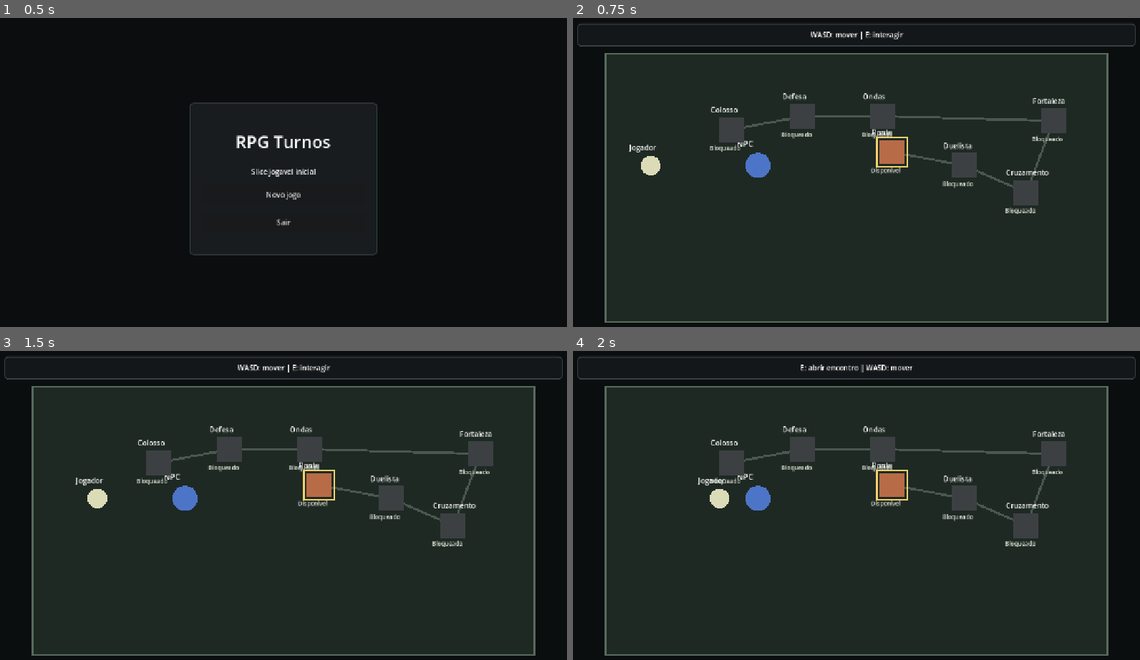
Above: before the commit, frames 1-4 (two rows, left to right).
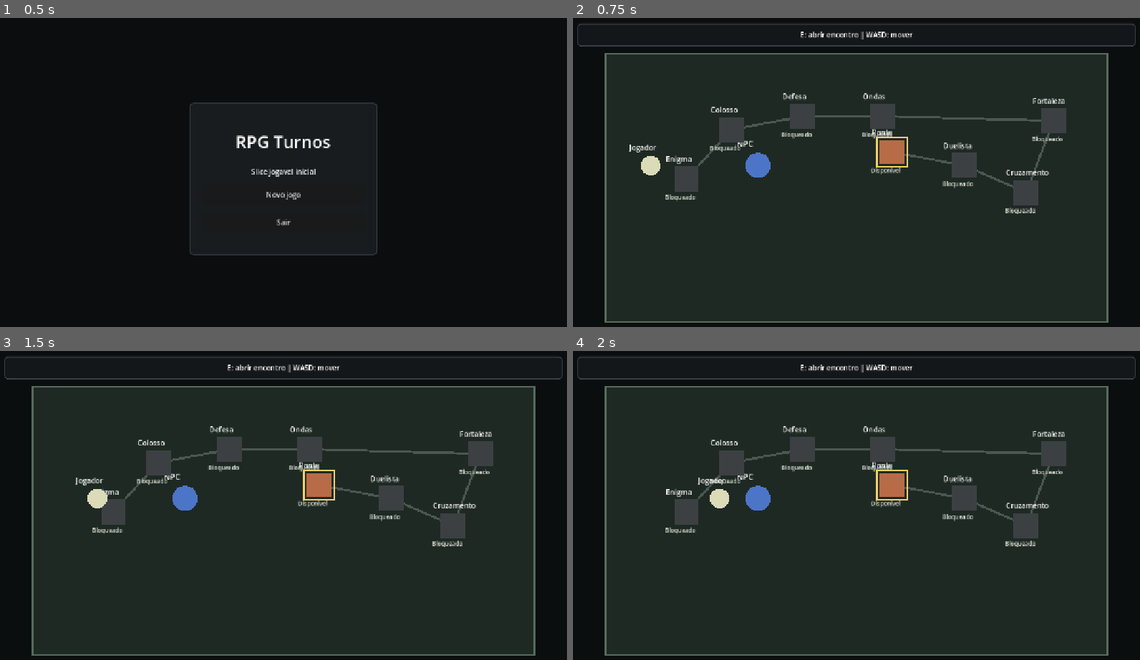
Above: after the commit, the same moments.

Repository: Bournellis/Studio
Game: Godot game, scene res://modes/boot/boot.tscn
Same seed, same stepped clock (60 frames per second), same inputs: the game is played once before the commit and once after it.
Inputs (mouse positions are in pixels of both pictures, inside the frame that each line leads up to):
- Up to frame 1 (0.5 s): no input
- Up to frame 2 (0.75 s): click "Novo jogo" at 0.5 s
- Up to frame 3 (1.5 s): tap Enter at 1.25 s; move the mouse to (408, 496) at 1.27 s; hold D from 1.28 s (still down); hold Shift from 1.28 s (still down); click (408, 496) at 1.42 s
- Up to frame 4 (2 s): keep holding D; keep holding Shift

Frame 1 is identical in both runs. In frame 2, 0.8% of the frame differs, in the area x 16-60%, y 4-60%; in frame 3, 0.7%; in frame 4, 0.5%.

Commit message:
Implement rpg-turnos quebra cabeca mode

Diff:
--- a/Projetos/rpg-turnos/battle/battle_engine.gd
+++ b/Projetos/rpg-turnos/battle/battle_engine.gd
@@ -10,6 +10,7 @@
 const MODE_WAVES: String = "ondas"
 const MODE_DEFENSE: String = "defesa"
 const MODE_BOSS_PARTS: String = "chefe_multiparte"
+const MODE_PUZZLE: String = "quebra_cabeca"
 
 const DAMAGE_FISICO_MELEE: String = "fisico_melee"
 const DAMAGE_FISICO_ALCANCE: String = "fisico_alcance"
@@ -67,6 +68,9 @@
 var defense_turn_limit: int = 0
 var defense_turns_survived: int = 0
 var boss_part_slots: Array[int] = []
+var puzzle_target_slots: Array[int] = []
+var puzzle_turn_limit: int = 0
+var puzzle_turns_used: int = 0
 var active_player_id: String = PLAYER_ID
 var priority_owner_id: String = PLAYER_ID
 var consecutive_passes: int = 0
@@ -103,6 +107,9 @@
 	defense_turn_limit = 0
 	defense_turns_survived = 0
 	boss_part_slots = []
+	puzzle_target_slots = []
+	puzzle_turn_limit = 0
+	puzzle_turns_used = 0
 	_waves = []
 	active_player_id = PLAYER_ID
 	priority_owner_id = PLAYER_ID
@@ -152,6 +159,12 @@
 		"boss_parts_destroyed": _boss_parts_destroyed_count(),
 		"boss_part_count": boss_part_slots.size(),
 		"boss_label": get_boss_label(),
+		"puzzle_target_slots": puzzle_target_slots.duplicate(),
+		"puzzle_targets_cleared": _puzzle_targets_cleared_count(),
+		"puzzle_target_count": puzzle_target_slots.size(),
+		"puzzle_turn_limit": puzzle_turn_limit,
+		"puzzle_turns_used": puzzle_turns_used,
+		"puzzle_label": get_puzzle_label(),
 		"active_player_id": active_player_id,
 		"priority_owner_id": priority_owner_id,
 		"consecutive_passes": consecutive_passes,
@@ -178,6 +191,8 @@
 			return "Defesa"
 		MODE_BOSS_PARTS:
 			return "Chefe multiparte"
+		MODE_PUZZLE:
+			return "Quebra-cabeca"
 		_:
 			return modo_batalha
 
@@ -198,12 +213,25 @@
 	var defense_text: String = get_defense_label()
 	if defense_text != "":
 		return defense_text
-	return get_boss_label()
+	var boss_text: String = get_boss_label()
+	if boss_text != "":
+		return boss_text
+	return get_puzzle_label()
 
 func get_boss_label() -> String:
 	if modo_batalha != MODE_BOSS_PARTS or boss_part_slots.is_empty():
 		return ""
 	return "Partes %d/%d" % [_boss_parts_destroyed_count(), boss_part_slots.size()]
+
+func get_puzzle_label() -> String:
+	if modo_batalha != MODE_PUZZLE or puzzle_target_slots.is_empty():
+		return ""
+	return "Alvos %d/%d | Turnos %d/%d" % [
+		_puzzle_targets_cleared_count(),
+		puzzle_target_slots.size(),
+		puzzle_turns_used,
+		puzzle_turn_limit
+	]
 
 func get_priority_label() -> String:
 	if outcome != "":
@@ -666,7 +694,7 @@
 	var player_hero_resource = _catalog.player_hero
 	var enemy_hero_resource = _catalog.enemy_hero
 	var encounter_mode: String = str(encounter.get("mode", MODE_CLEAR_BOARD))
-	var enemy_is_encounter_controller: bool = encounter_mode == MODE_CLEAR_BOARD or encounter_mode == MODE_WAVES or encounter_mode == MODE_DEFENSE or encounter_mode == MODE_BOSS_PARTS
+	var enemy_is_encounter_controller: bool = encounter_mode == MODE_CLEAR_BOARD or encounter_mode == MODE_WAVES or encounter_mode == MODE_DEFENSE or encounter_mode == MODE_BOSS_PARTS or encounter_mode == MODE_PUZZLE
 	var player_controller: Dictionary = {
 		"id": PLAYER_ID,
 		"kind": "humano",
@@ -722,6 +750,7 @@
 	defense_turn_limit = int(encounter.get("defense_turn_limit", 0)) if modo_batalha == MODE_DEFENSE else 0
 	defense_turns_survived = 0
 	_configure_boss_parts(encounter)
+	_configure_puzzle(encounter)
 	if modo_batalha == MODE_WAVES and wave_count > 0:
 		_spawn_wave(0)
 	else:
@@ -738,6 +767,21 @@
 		if boss_part_slots.has(slot_index):
 			continue
 		boss_part_slots.append(slot_index)
+
+func _configure_puzzle(encounter: Dictionary) -> void:
+	puzzle_target_slots = []
+	puzzle_turn_limit = 0
+	puzzle_turns_used = 0
+	if modo_batalha != MODE_PUZZLE:
+		return
+	puzzle_turn_limit = int(encounter.get("puzzle_turn_limit", 0))
+	for raw_slot: Variant in Array(encounter.get("puzzle_target_slots", [])):
+		var slot_index: int = int(raw_slot)
+		if slot_index < 0 or slot_index >= enemy_slots.size():
+			continue
+		if puzzle_target_slots.has(slot_index):
+			continue
+		puzzle_target_slots.append(slot_index)
 
 func _spawn_wave(index: int) -> void:
 	if index < 0 or index >= _waves.size():
@@ -847,6 +891,7 @@
 	if outcome != "":
 		return
 	_record_defense_turn_survived(active_player_id)
+	_record_puzzle_turn_used(active_player_id)
 	_check_outcome()
 	if outcome != "":
 		return
@@ -867,6 +912,13 @@
 		return
 	defense_turns_survived = min(defense_turn_limit, defense_turns_survived + 1)
 	_log("Defesa: %d/%d turno(s) inimigo(s) sobrevivido(s)." % [defense_turns_survived, defense_turn_limit])
+	_sync_public_fields()
+
+func _record_puzzle_turn_used(controller_id: String) -> void:
+	if modo_batalha != MODE_PUZZLE or controller_id != PLAYER_ID:
+		return
+	puzzle_turns_used = min(puzzle_turn_limit, puzzle_turns_used + 1)
+	_log("Quebra-cabeca: %d/%d turno(s) do jogador usado(s)." % [puzzle_turns_used, puzzle_turn_limit])
 	_sync_public_fields()
 
 func _perform_enemy_action() -> Dictionary:
@@ -1299,6 +1351,7 @@
 		return
 	_sync_public_fields()
 	var player_dead: bool = player_health <= 0
+	var puzzle_failed: bool = modo_batalha == MODE_PUZZLE and puzzle_turn_limit > 0 and puzzle_turns_used >= puzzle_turn_limit and not _puzzle_targets_are_clear()
 	var victory: bool = false
 	if modo_batalha == MODE_DUEL:
 		victory = _controller_has_hero(ENEMY_ID) and enemy_health <= 0
@@ -1308,12 +1361,17 @@
 		victory = defense_turn_limit > 0 and defense_turns_survived >= defense_turn_limit
 	elif modo_batalha == MODE_BOSS_PARTS:
 		victory = _boss_parts_are_clear()
+	elif modo_batalha == MODE_PUZZLE:
+		victory = _puzzle_targets_are_clear()
 	else:
 		victory = _enemy_board_is_clear()
-	if player_dead:
+	if player_dead or puzzle_failed:
 		outcome = "defeat"
 		current_phase = PHASE_ENDED
-		_log("Derrota: o heroi do jogador chegou a 0 HP.")
+		if player_dead:
+			_log("Derrota: o heroi do jogador chegou a 0 HP.")
+		else:
+			_log("Derrota: o quebra-cabeca nao foi resolvido a tempo.")
 	elif victory:
 		outcome = "victory"
 		current_phase = PHASE_ENDED
@@ -1334,6 +1392,16 @@
 		if slot_index < 0 or slot_index >= enemy_slots.size() or enemy_slots[slot_index] == null:
 			destroyed += 1
 	return destroyed
+
+func _puzzle_targets_are_clear() -> bool:
+	return not puzzle_target_slots.is_empty() and _puzzle_targets_cleared_count() >= puzzle_target_slots.size()
+
+func _puzzle_targets_cleared_count() -> int:
+	var cleared: int = 0
+	for slot_index: int in puzzle_target_slots:
+		if slot_index < 0 or slot_index >= enemy_slots.size() or enemy_slots[slot_index] == null:
+			cleared += 1
+	return cleared
 
 func _ready_controller_slots(controller_id: String) -> void:
 	for owner_id: String in [controller_id, NEUTRAL_ID]:
--- a/Projetos/rpg-turnos/data/definitions/slice_catalog.json
+++ b/Projetos/rpg-turnos/data/definitions/slice_catalog.json
@@ -1529,6 +1529,35 @@
       "reward_cards": [
         "campeao_guilda"
       ]
+    },
+    {
+      "id": "enigma_da_ponte",
+      "display_name": "Enigma da Ponte",
+      "mode": "quebra_cabeca",
+      "board_id": "ponte_estavel",
+      "puzzle_target_slots": [
+        0,
+        2
+      ],
+      "puzzle_turn_limit": 2,
+      "notes": "Primeiro encontro do modo quebra_cabeca. O objetivo e limpar os alvos E1 e E3 em ate dois turnos do jogador. O suporte em E2 pode permanecer vivo; a vitoria nao exige limpar toda a mesa.",
+      "starting_enemy_slots": [
+        {
+          "slot": 0,
+          "card_id": "barricada"
+        },
+        {
+          "slot": 1,
+          "card_id": "guardiao_portal"
+        },
+        {
+          "slot": 2,
+          "card_id": "atirador_torre"
+        }
+      ],
+      "reward_cards": [
+        "flagelo"
+      ]
     }
   ],
   "enemy_script": [],
--- a/Projetos/rpg-turnos/data/generated/slice_catalog.tres
+++ b/Projetos/rpg-turnos/data/generated/slice_catalog.tres
@@ -1087,4 +1087,23 @@
 "card_id": "atirador_torre",
 "slot": 5.0
 }]
+}, {
+"board_id": "ponte_estavel",
+"display_name": "Enigma da Ponte",
+"id": "enigma_da_ponte",
+"mode": "quebra_cabeca",
+"notes": "Primeiro encontro do modo quebra_cabeca. O objetivo e limpar os alvos E1 e E3 em ate dois turnos do jogador. O suporte em E2 pode permanecer vivo; a vitoria nao exige limpar toda a mesa.",
+"puzzle_target_slots": [0.0, 2.0],
+"puzzle_turn_limit": 2.0,
+"reward_cards": ["flagelo"],
+"starting_enemy_slots": [{
+"card_id": "barricada",
+"slot": 0.0
+}, {
+"card_id": "guardiao_portal",
+"slot": 1.0
+}, {
+"card_id": "atirador_torre",
+"slot": 2.0
+}]
 }])
--- a/Projetos/rpg-turnos/modes/battle/battle_root.gd
+++ b/Projetos/rpg-turnos/modes/battle/battle_root.gd
@@ -313,6 +313,8 @@
 		enemy_hero_label.text = "Sem heroi inimigo | Objetivo: sobreviver %s" % engine.get_defense_label()
 	elif engine.modo_batalha == BattleEngineScript.MODE_BOSS_PARTS:
 		enemy_hero_label.text = "Sem heroi inimigo | Objetivo: destruir %s" % engine.get_boss_label()
+	elif engine.modo_batalha == BattleEngineScript.MODE_PUZZLE:
+		enemy_hero_label.text = "Sem heroi inimigo | Objetivo: resolver %s" % engine.get_puzzle_label()
 	else:
 		enemy_hero_label.text = "Sem heroi inimigo | Objetivo: limpar a mesa"
 	enemy_hero_label.horizontal_alignment = HORIZONTAL_ALIGNMENT_CENTER
@@ -662,6 +664,8 @@
 			summary = "O portao resistiu ao ataque inimigo."
 		elif engine.encounter_id == "colosso_fragmentado":
 			summary = "O Colosso Fragmentado perdeu todas as partes vitais."
+		elif engine.encounter_id == "enigma_da_ponte":
+			summary = "O enigma da ponte foi resolvido."
 		GameSession.complete_encounter(summary)
 		GameSession.save_game()
 	else:
--- a/Projetos/rpg-turnos/modes/world/world_root.gd
+++ b/Projetos/rpg-turnos/modes/world/world_root.gd
@@ -12,6 +12,7 @@
 	{"id": "invasao_em_ondas", "label": "Ondas", "position": Vector2(700, 220), "requires": "fortaleza_do_desfiladeiro"},
 	{"id": "defesa_do_portao", "label": "Defesa", "position": Vector2(520, 220), "requires": "invasao_em_ondas"},
 	{"id": "colosso_fragmentado", "label": "Colosso", "position": Vector2(360, 250), "requires": "defesa_do_portao"},
+	{"id": "enigma_da_ponte", "label": "Enigma", "position": Vector2(260, 360), "requires": "colosso_fragmentado"},
 ]
 
 var player_position: Vector2 = Vector2(180, 330)
--- a/Projetos/rpg-turnos/tests/unit/test_battle_engine.gd
+++ b/Projetos/rpg-turnos/tests/unit/test_battle_engine.gd
@@ -276,6 +276,48 @@
 	assert_true(engine.enemy_slots[1] != null)
 	assert_eq(engine.outcome, "victory")
 
+func test_quebra_cabeca_starts_without_enemy_hero_and_tracks_targets() -> void:
+	var engine = _start_engine(_starter_deck(), {"encounter_id": "enigma_da_ponte", "enemy_ai_enabled": false})
+	var enemy: Dictionary = engine._controller("inimigo")
+
+	assert_eq(engine.modo_batalha, "quebra_cabeca")
+	assert_false(enemy.has("hero"))
+	assert_eq(engine.enemy_health, 0)
+	assert_eq(engine.puzzle_target_slots.size(), 2)
+	assert_eq(engine.puzzle_target_slots[0], 0)
+	assert_eq(engine.puzzle_target_slots[1], 2)
+	assert_eq(engine.puzzle_turn_limit, 2)
+	assert_eq(engine.puzzle_turns_used, 0)
+	assert_eq(engine.get_puzzle_label(), "Alvos 0/2 | Turnos 0/2")
+	assert_eq(str(engine.enemy_slots[0].get("card_id", "")), "barricada")
+	assert_eq(str(engine.enemy_slots[1].get("card_id", "")), "guardiao_portal")
+	assert_eq(str(engine.enemy_slots[2].get("card_id", "")), "atirador_torre")
+
+func test_quebra_cabeca_wins_when_targets_clear_even_with_support_alive() -> void:
+	var engine = _start_engine(_starter_deck(), {"encounter_id": "enigma_da_ponte", "enemy_ai_enabled": false})
+	engine.enemy_slots[0] = null
+	engine.enemy_slots[2] = null
+
+	engine._check_outcome()
+
+	assert_true(engine.enemy_slots[1] != null)
+	assert_eq(engine.outcome, "victory")
+	assert_eq(engine.get_puzzle_label(), "Alvos 2/2 | Turnos 0/2")
+
+func test_quebra_cabeca_loses_when_turn_limit_expires_without_targets_clear() -> void:
+	var engine = _start_engine(_starter_deck(), {"encounter_id": "enigma_da_ponte", "enemy_ai_enabled": false})
+	engine._record_puzzle_turn_used("jogador")
+	engine._check_outcome()
+
+	assert_eq(engine.outcome, "")
+	assert_eq(engine.get_puzzle_label(), "Alvos 0/2 | Turnos 1/2")
+
+	engine._record_puzzle_turn_used("jogador")
+	engine._check_outcome()
+
+	assert_eq(engine.outcome, "defeat")
+	assert_eq(engine.get_puzzle_label(), "Alvos 0/2 | Turnos 2/2")
+
 func test_enemy_hero_power_uses_golpe_direto_once() -> void:
 	var engine = _start_engine(_starter_deck(), {"encounter_id": "duelista_bandido", "enemy_ai_enabled": false})
 	engine.active_player_id = "inimigo"
--- a/Projetos/rpg-turnos/tests/unit/test_battle_ui.gd
+++ b/Projetos/rpg-turnos/tests/unit/test_battle_ui.gd
@@ -94,6 +94,19 @@
 	assert_eq(root.engine.modo_batalha, "chefe_multiparte")
 	assert_true(root.wave_label.visible)
 	assert_eq(root.wave_label.text, "Partes 0/3")
+	assert_true(root.status_label.text.contains("Sem heroi inimigo"))
+	root.free()
+
+func test_battle_header_exposes_puzzle_progress_for_quebra_cabeca() -> void:
+	GameSession.set_active_encounter("enigma_da_ponte")
+	var root = BattleRootScript.new()
+	add_child(root)
+	await get_tree().process_frame
+	root.engine._enemy_ai_enabled = false
+
+	assert_eq(root.engine.modo_batalha, "quebra_cabeca")
+	assert_true(root.wave_label.visible)
+	assert_eq(root.wave_label.text, "Alvos 0/2 | Turnos 0/2")
 	assert_true(root.status_label.text.contains("Sem heroi inimigo"))
 	root.free()
 
Not shown, changed: 08_Coordenacao_Agentes/Estado_Atual.md
Not shown, added: 08_Coordenacao_Agentes/Kanban/Done/2026-05-06_codex_rpg-turnos_quebra-cabeca-mode.md
Not shown, changed: Projetos/rpg-turnos/docs/game-design-document.md
Not shown, changed: Projetos/rpg-turnos/implementation/current-status.md
Not shown, changed: Projetos/rpg-turnos/implementation/roadmap.md
Not shown, changed: Projetos/rpg-turnos/implementation/tracks/track-01-foundation-first-prototype/cardgame-core-implementation-plan.md
Not shown, changed: Projetos/rpg-turnos/implementation/tracks/track-01-foundation-first-prototype/current-status.md
